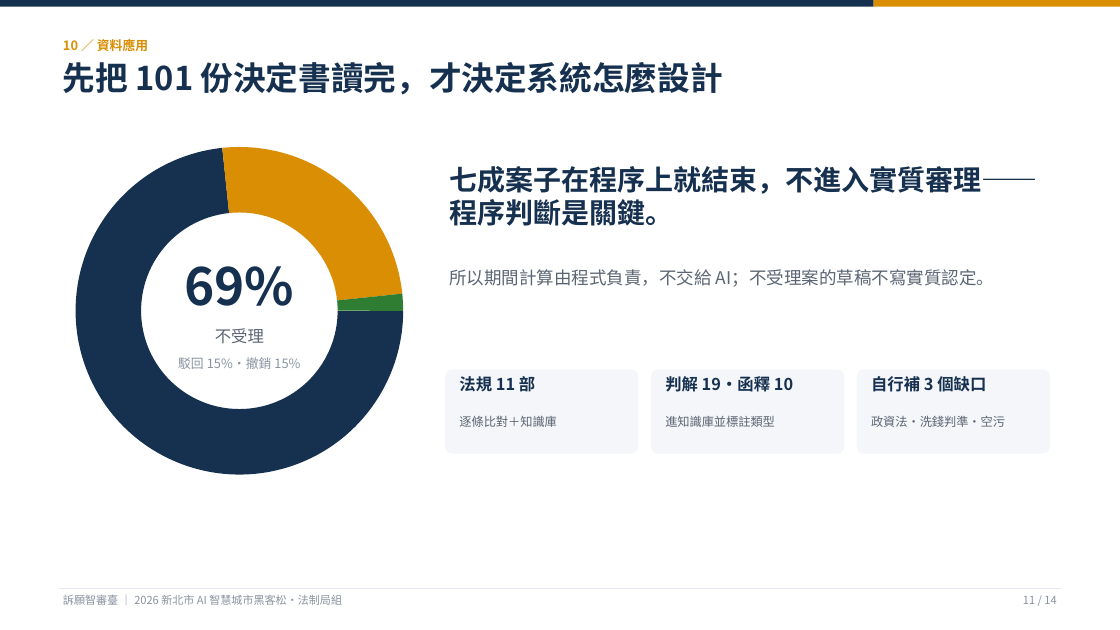
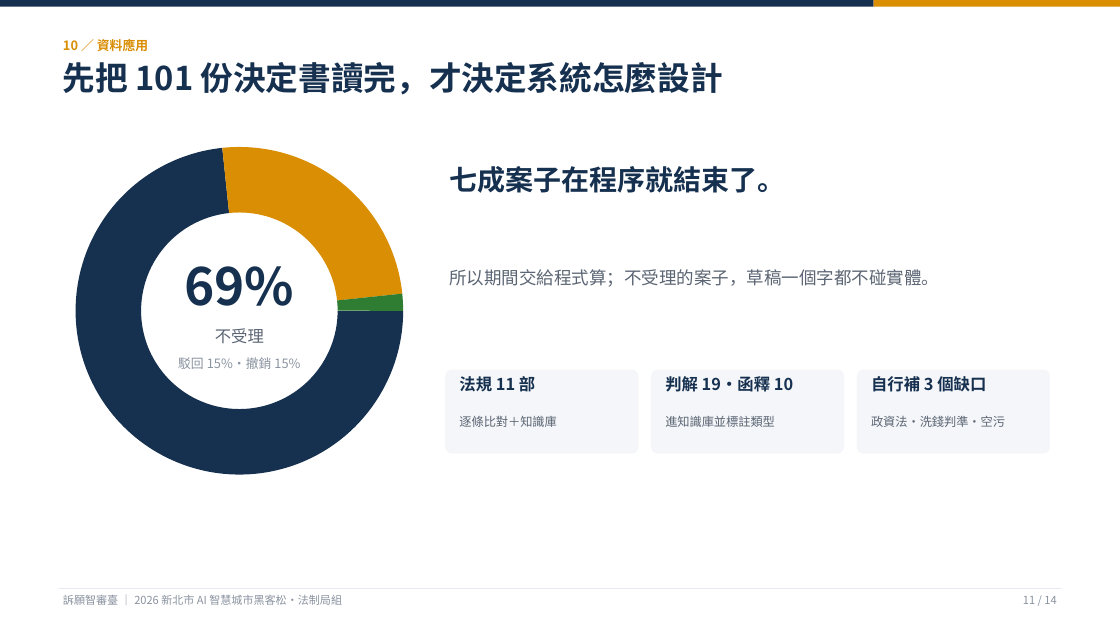
Before and after one commit to KevinMursh/hackathon_wisxxxx, a slide deck: slide 11 of docs/提案/提案簡報-訴願智審臺.pptx. Drawn at 1120x630 pixels with LibreOffice and Linux fonts; fonts in the diff are those of the drawing. Boxes give left, top, right and bottom in pixels: in the first picture for what was removed or moved away, otherwise in the second. Text is boxed around its words. In the diff, an @@ line names an element or a change of style, - is before the commit and + after.

```diff
--- a/docs/提案/提案簡報-訴願智審臺.pptx
+++ b/docs/提案/提案簡報-訴願智審臺.pptx
@@ text at (449,166,785,193): text changed @@
-七成案子在程序上就結束，不進入實質審理——程序判斷是關鍵。
+七成案子在程序就結束了。
@@ text at (449,269,939,287): text changed @@
-所以期間計算由程式負責，不交給 AI；不受理案的草稿不寫實質認定。
+所以期間交給程式算；不受理的案子，草稿一個字都不碰實體。
```
Also in this commit, not shown: 13 other slides changed, 3 other files.
